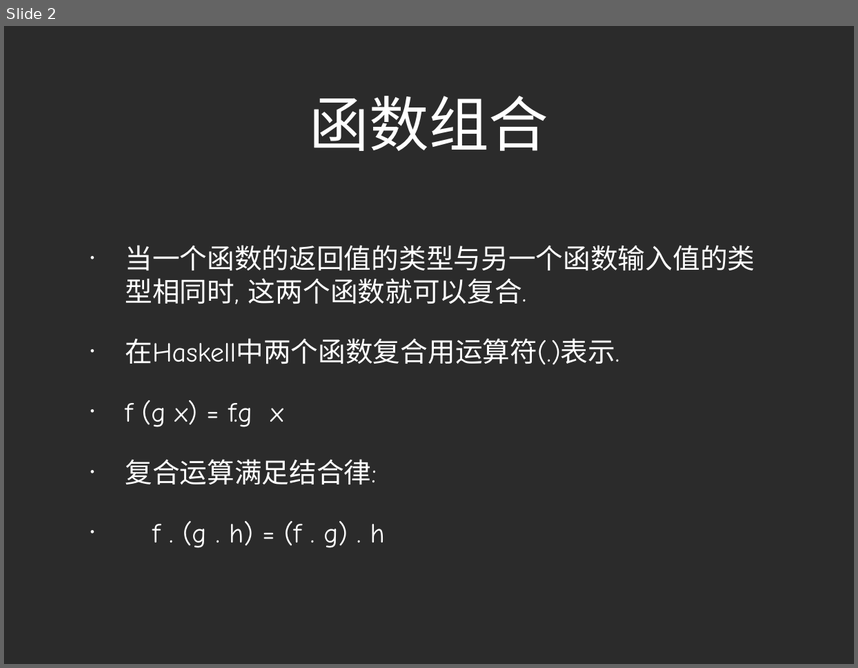
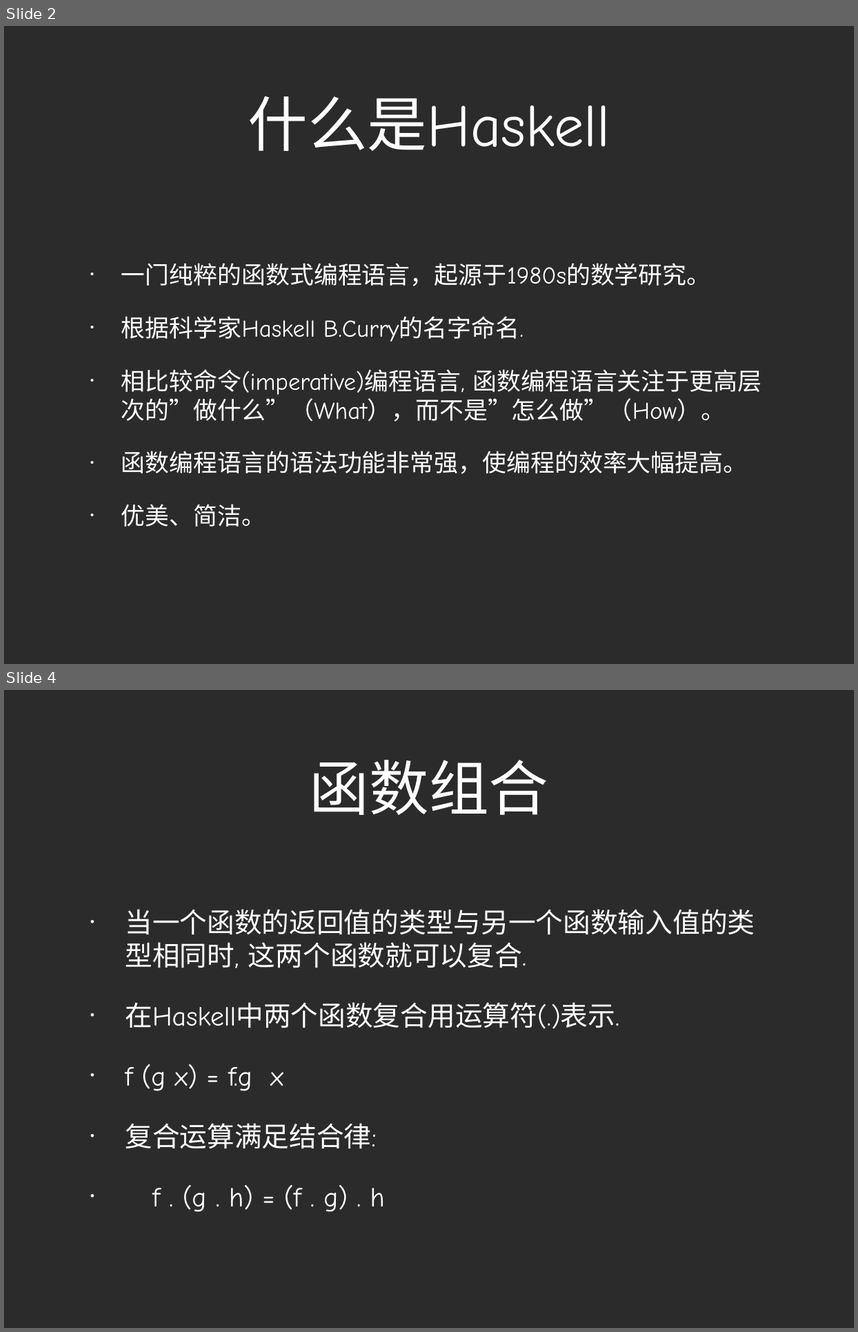
Before and after one commit to zhizhuwang/codekata, a slide deck: haskell/Haskell Basics.ppt. Shown one above the other, each under a label of ours: slide 2 before the commit, slides 2 and 4 after it; the slides between them are not shown. The pictures are 858x668 and 858x1332 pixels, drawn with LibreOffice and Linux fonts; fonts in the diff are those of the drawing; background and template pictures are left out; a plain dark background stands for a picture behind light text. Boxes give left, top, right and bottom in pixels: in the first picture for what was removed or moved away, otherwise in the second. Text is boxed around its words. In the diff, an @@ line names an element or a change of style, - is before the commit and + after.

```diff
--- a/haskell/Haskell Basics.ppt
+++ b/haskell/Haskell Basics.ppt
@@ slide 2 added at (x1=4, y1=26, x2=854, y2=664), background picture (left out) @@
@@ title added at (x1=248, y1=96, x2=611, y2=151), 72 pt, text #FFFFFF @@
+什么是Haskell
@@ text added at (x1=121, y1=263, x2=762, y2=526), 29 pt, text #FFFFFF @@
+• 一门纯粹的函数式编程语言，起源于1980s的数学研究。
+• 根据科学家Haskell B.Curry的名字命名.
+• 相比较命令(imperative)编程语言, 函数编程语言关注于更高层次的”做什么”（What），而不是”怎么做”（How）。
+• 函数编程语言的语法功能非常强，使编程的效率大幅提高。
+• 优美、简洁。
@@ what was slide 2 is now slide 4 @@
```
Also in this commit, not shown: 1 other slide added, 1 other file.
